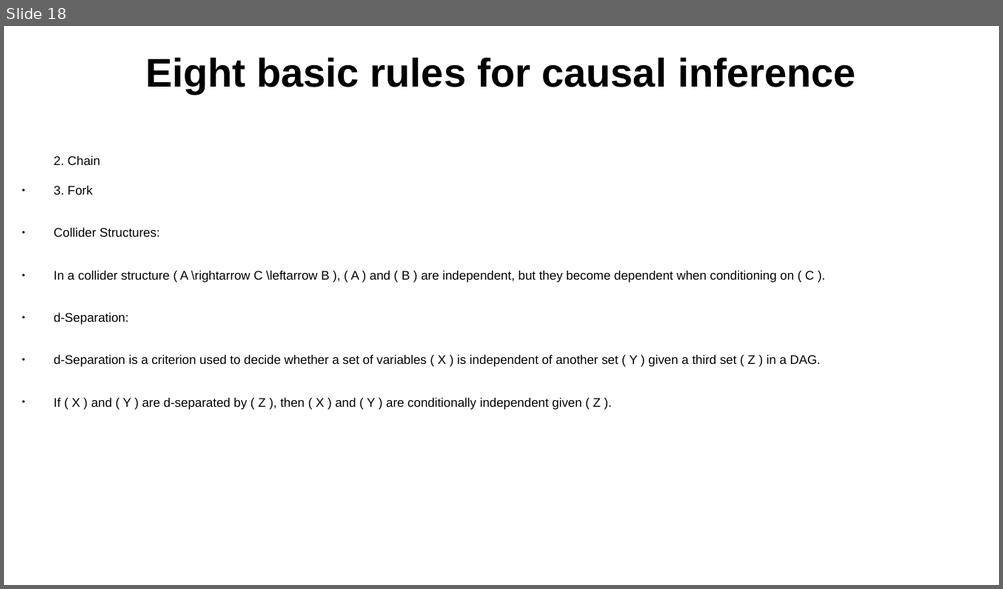
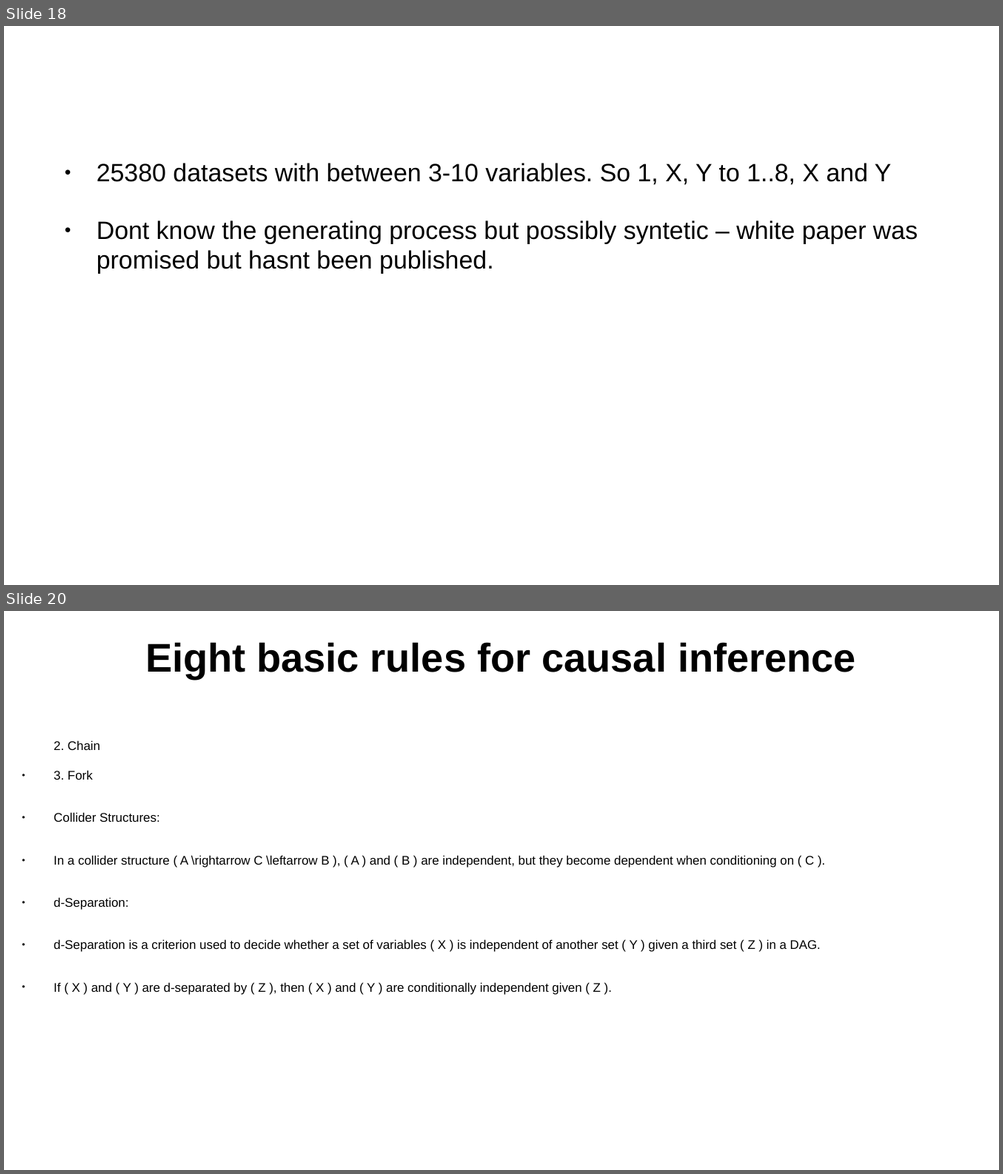
Before and after one commit to emoen/CausalityDiscoveryCrunchDAO, a slide deck: presentation/HIBRAIN_March_25.odp. Shown one above the other, each under a label of ours: slide 18 before the commit, slides 18 and 20 after it; the slides between them are not shown. The pictures are 1003x589 and 1003x1174 pixels, drawn with LibreOffice and Linux fonts; fonts in the diff are those of the drawing. Boxes give left, top, right and bottom in pixels: in the first picture for what was removed or moved away, otherwise in the second. Text is boxed around its words. In the diff, an @@ line names an element or a change of style, - is before the commit and + after.

```diff
--- a/presentation/HIBRAIN_March_25.odp
+++ b/presentation/HIBRAIN_March_25.odp
@@ slide 18 added at (4,26,999,585), background #FFFFFF @@
@@ text added at (96,163,917,274), 20 pt, text #000000 @@
+● 25380 datasets with between 3-10 variables. So 1, X, Y to 1..8, X and Y
+● Dont know the generating process but possibly syntetic – white paper was promised but hasnt been published.
@@ what was slide 18 is now slide 20 @@
```
Also in this commit, not shown: 6 slides changed, 7 other slides added, 6 slides removed.
